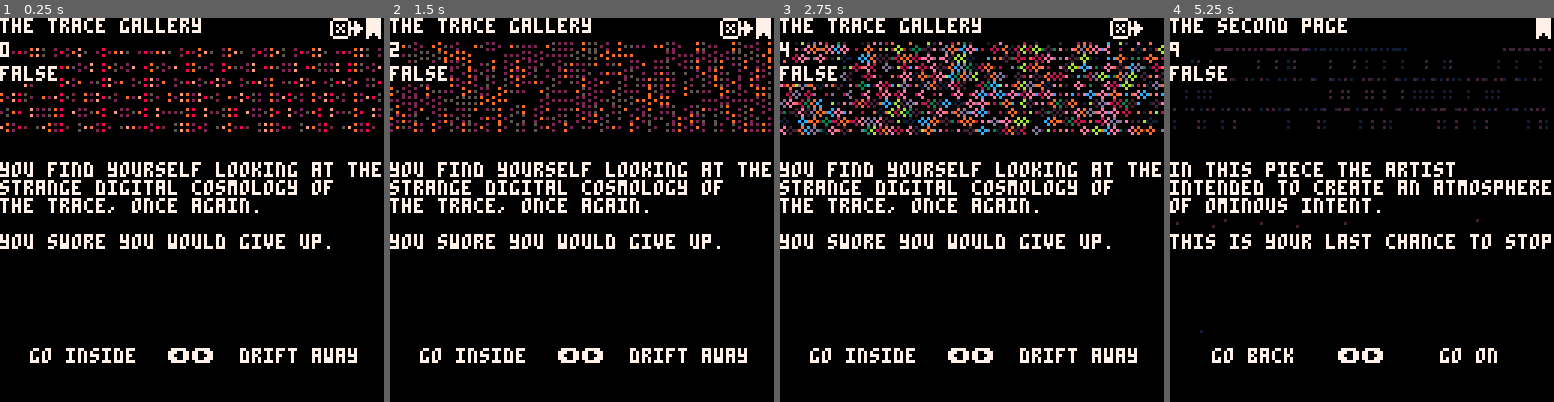
Above: before the commit, frames 1-4 (left to right).
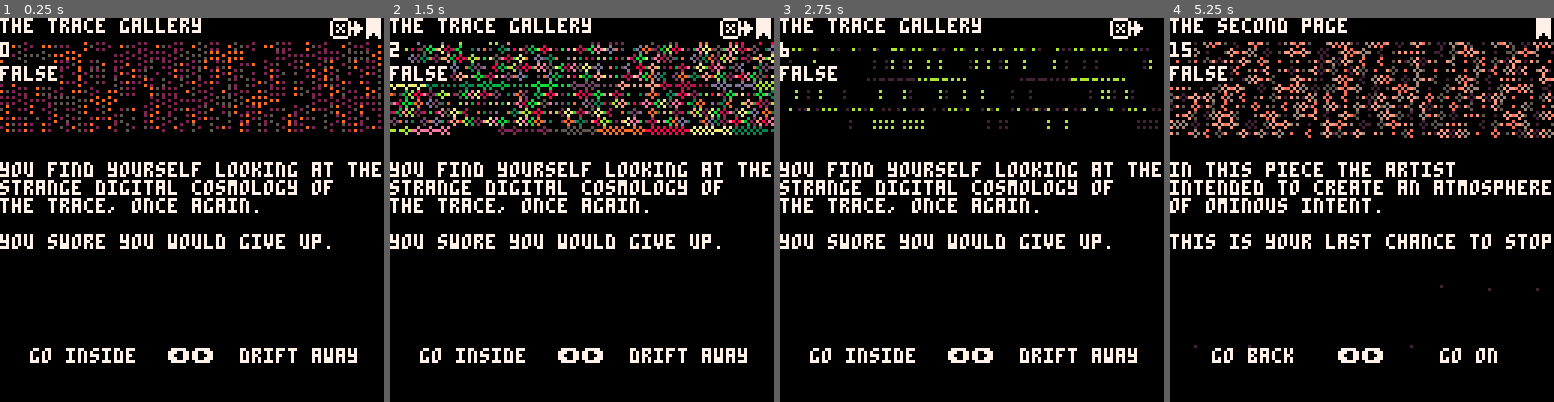
Above: after the commit, the same moments.

Repository: aebrer/pico8_carts
Game: PICO-8 cartridge games/the_trace/the_trace.p8
The game is run twice, just before and just after one commit, with the same random seed, the same clock (stepped at 60 frames per second) and the same inputs.
Inputs:
- Up to frame 1 (0.25 s): no input
- Up to frame 2 (1.5 s): tap X (X key) at 0.33, 1.07 s; tap O (Z key) at 0.7 s
- Up to frame 3 (2.75 s): hold Right 1.6-2.1 s; tap O (Z key) at 1.7, 2.1, 2.5 s; tap X (X key) at 1.85 s; hold Up 2.15-2.42 s; hold Right from 2.47 s (still down)
- Up to frame 4 (5.25 s): tap O (Z key) every 0.4 s from 2.9 to 4.9 s; tap X (X key) at 2.97, 4.08, 5.2 s; release Right at 3.03 s; hold Left 3.08-3.58 s; hold Down 3.63-3.97 s; hold Right 4.02-4.68 s; hold Up 4.73-5.03 s; hold Left from 5.08 s (still down)

The runs differ from the first frame. In frame 1, 6.0% of the frame differs, in the area x 0-100%, y 6-30%; in frame 2, 11%, in the area x 0-100%, y 6-31%; in frame 3, 9.0%; in frame 4, 8.1%.

Commit message:
gradual curse effect added

Diff:
--- a/games/the_trace/the_trace.p8
+++ b/games/the_trace/the_trace.p8
@@ -23,6 +23,7 @@
 butt_pos[⬅️]={56,110}
 butt_pos[➡️]={64,110}
 dt=0 -- doom timer
+dtm=1000
 
 menuitem(1, "display controls", function()
  if(btnp(4) or btnp(5))local quit=true
@@ -48,6 +49,7 @@
  self.w=self.z+rnd(self.p)
  self.c=rnd(14)\1+2
  for i=1,14do pal(i,flr(rnd(33)-17),1)end
+ if(curr_page.dc)for i=1,14do pal(i,rnd({8,-16,-15,-14,-11,2,-8,-8}),1)end
 end
 
 function v9_static.draw(self,x1,y1,w,h)
@@ -70,7 +72,8 @@
  -- do the init for all pages
  if not curr_page.i then
  	srand(curr_page.seed)
- 	debug[2]=dc()
+ 	curr_page.dc=dc()
+ 	debug[2]=curr_page.dc
  	curr_page.logo:init()
  	curr_page.i=true
  end
@@ -134,7 +137,7 @@
 end
 
 function dc()
- return rnd(dt/50)>1.0
+ return rnd(dt/rnd(dtm))>1
 end
 -->8
 -- classes
@@ -148,6 +151,7 @@
  page.cls=true
 	page.cb = nil
  page.leave_cb = nil
+ page.dc=false
  page.on_leave = function(pg)
   if(pg.no_choice)pg.choices={}
   page.music_i=false
@@ -428,12 +432,14 @@
  sfx(17, 3) --scutter sound
  curr_page.i=false
  curr_page.seed+=1
+ doom_plus()
 end
 
 function seed_rnd()
  sfx(17, 3) --scutter sound
  curr_page.i=false
  curr_page.seed=rnd(-1)
+ doom_plus()
 end
 lib[title].choices[➡️]=new_choice(
 "drift away",
